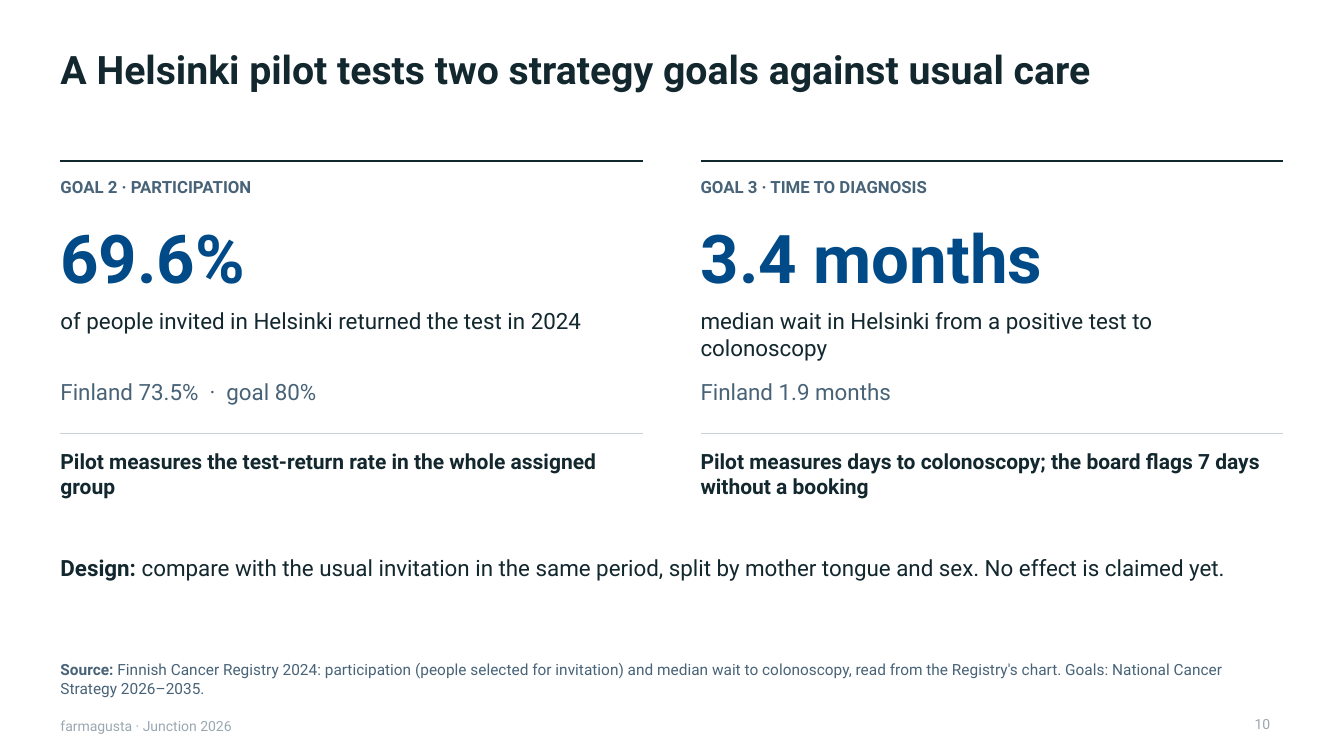
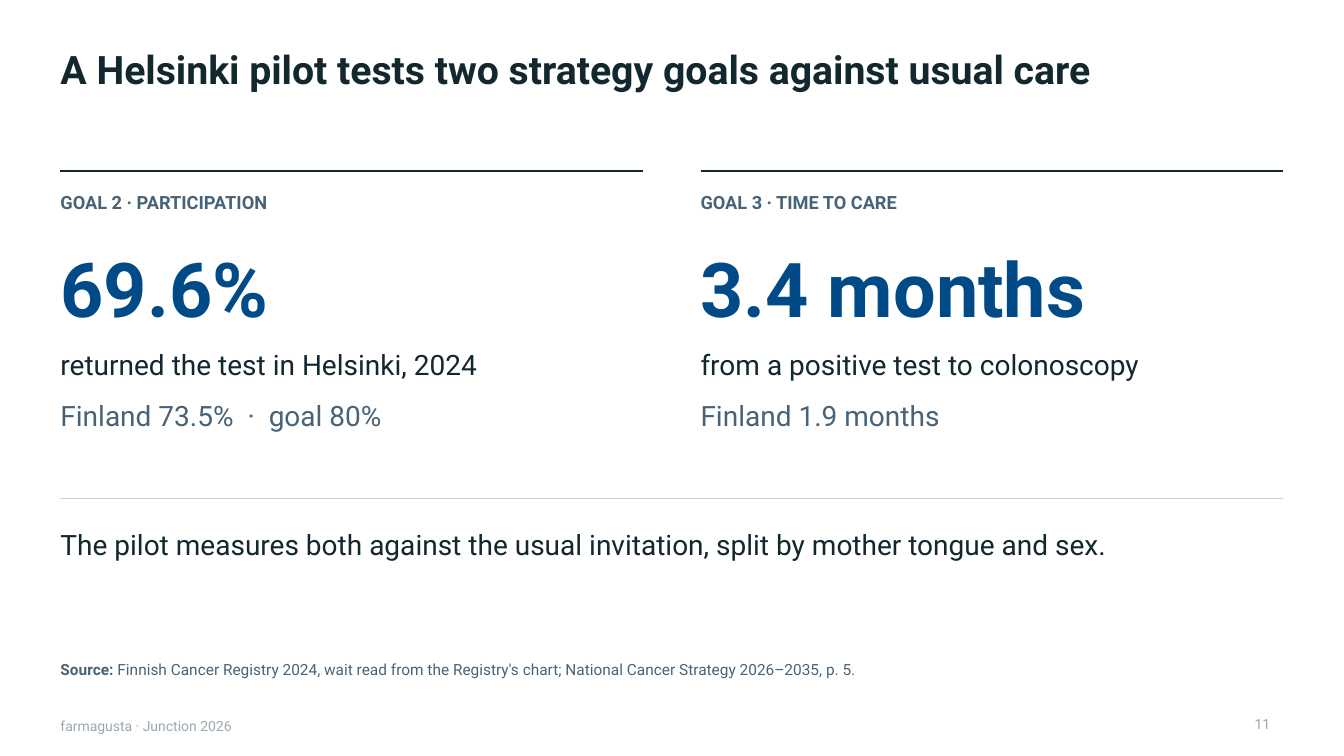
Before and after one commit to rromppanen/junction26, a slide deck: slide 11 of docs/pitch/farmagusta-screening-attendance.pptx (slide 10 before the commit). Drawn at 1344x756 pixels with LibreOffice and Linux fonts; fonts in the diff are those of the drawing. Boxes give left, top, right and bottom in pixels: in the first picture for what was removed or moved away, otherwise in the second. Text is boxed around its words. In the diff, an @@ line names an element or a change of style, - is before the commit and + after.

```diff
--- a/docs/pitch/farmagusta-screening-attendance.pptx
+++ b/docs/pitch/farmagusta-screening-attendance.pptx
@@ line moved from (60, 161) - (643, 161) to (60, 171) - (643, 171) @@
@@ line moved from (701, 161) - (1284, 161) to (701, 171) - (1284, 171) @@
@@ text "GOAL 2 · PARTICIPATION": place and size @@
-text "GOAL 2 · PARTICIPATION" at (60,181,252,193)
+text "GOAL 2 · PARTICIPATION" at (60,196,267,209)
@@ text "GOAL 2 · PARTICIPATION" at (60,196,267,209): size 12 to 13 pt @@
@@ text at (701,196,897,209): text changed; size 12 to 13 pt @@
-GOAL 3 · TIME TO DIAGNOSIS
+GOAL 3 · TIME TO CARE
@@ text "69.6%": place and size @@
-text "69.6%" at (60,234,245,284)
+text "69.6%" at (60,262,268,318)
@@ text "69.6%" at (60,262,268,318): size 48 to 54 pt @@
@@ text "3.4 months" at (701,260,1085,318): size 48 to 54 pt @@
@@ text "3.4 months": place and size @@
-text "3.4 months" at (701,232,1043,284)
+text "3.4 months" at (701,260,1085,318)
@@ text at (60,354,477,379): text changed; size 16 to 20 pt @@
-of people invited in Helsinki returned the test in 2024
+returned the test in Helsinki, 2024
@@ text at (701,353,1139,381): text changed; size 16 to 20 pt @@
-median wait in Helsinki from a positive test to colonoscopy
+from a positive test to colonoscopy
@@ text "Finland 73.5% · goal 80%": place and size @@
-text "Finland 73.5% · goal 80%" at (60,383,316,405)
+text "Finland 73.5% · goal 80%" at (60,405,381,432)
@@ text "Finland 73.5% · goal 80%" at (60,405,381,432): size 16 to 20 pt @@
@@ text "Finland 1.9 months" at (701,405,939,427): size 16 to 20 pt @@
@@ text "Finland 1.9 months": place and size @@
-text "Finland 1.9 months" at (701,383,891,400)
+text "Finland 1.9 months" at (701,405,939,427)
@@ line removed from (60, 434) to (643, 434) @@
@@ line removed from (701, 434) to (1284, 434) @@
@@ text removed at (60,453,596,499) @@
-Pilot measures the test-return rate in the whole assigned group
@@ text removed at (701,453,1259,499) @@
-Pilot measures days to colonoscopy; the board flags 7 days without a booking
@@ line added from (60, 499) to (1284, 499), #C9D2DA 0.75 pt @@
@@ text at (60,534,1106,561): text changed; size 16 to 20 pt @@
-Design: compare with the usual invitation in the same period, split by mother tongue and sex. No effect is claimed yet.
+The pilot measures both against the usual invitation, split by mother tongue and sex.
@@ text "The pilot measures both against ..." at (60,534,1106,561): vertical alignment top to middle @@
@@ text at (60,663,856,679): text changed @@
-Source: Finnish Cancer Registry 2024: participation (people selected for invitation) and median wait to colonoscopy, read from the Registry's chart. Goals: National Cancer Strategy 2026–2035.
+Source: Finnish Cancer Registry 2024, wait read from the Registry's chart; National Cancer Strategy 2026–2035, p. 5.
@@ page number at (1255,719,1271,729): text changed @@
-10
+11
```
Also in this commit, not shown: 2 other slides changed, 1 slide added.
